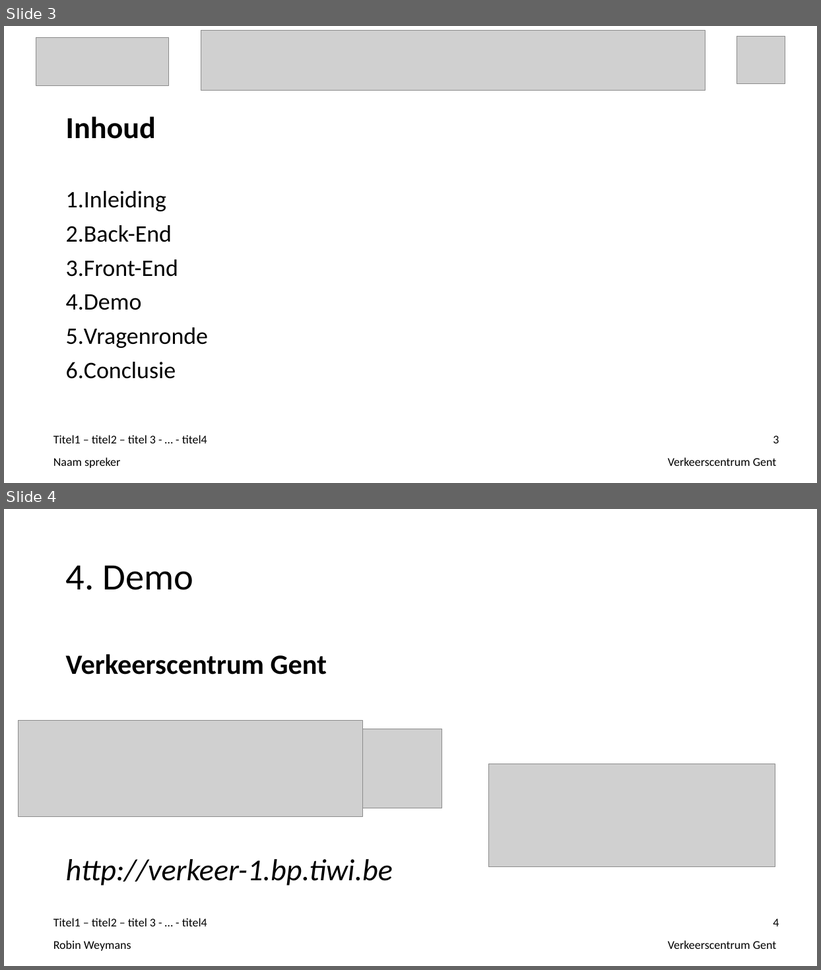
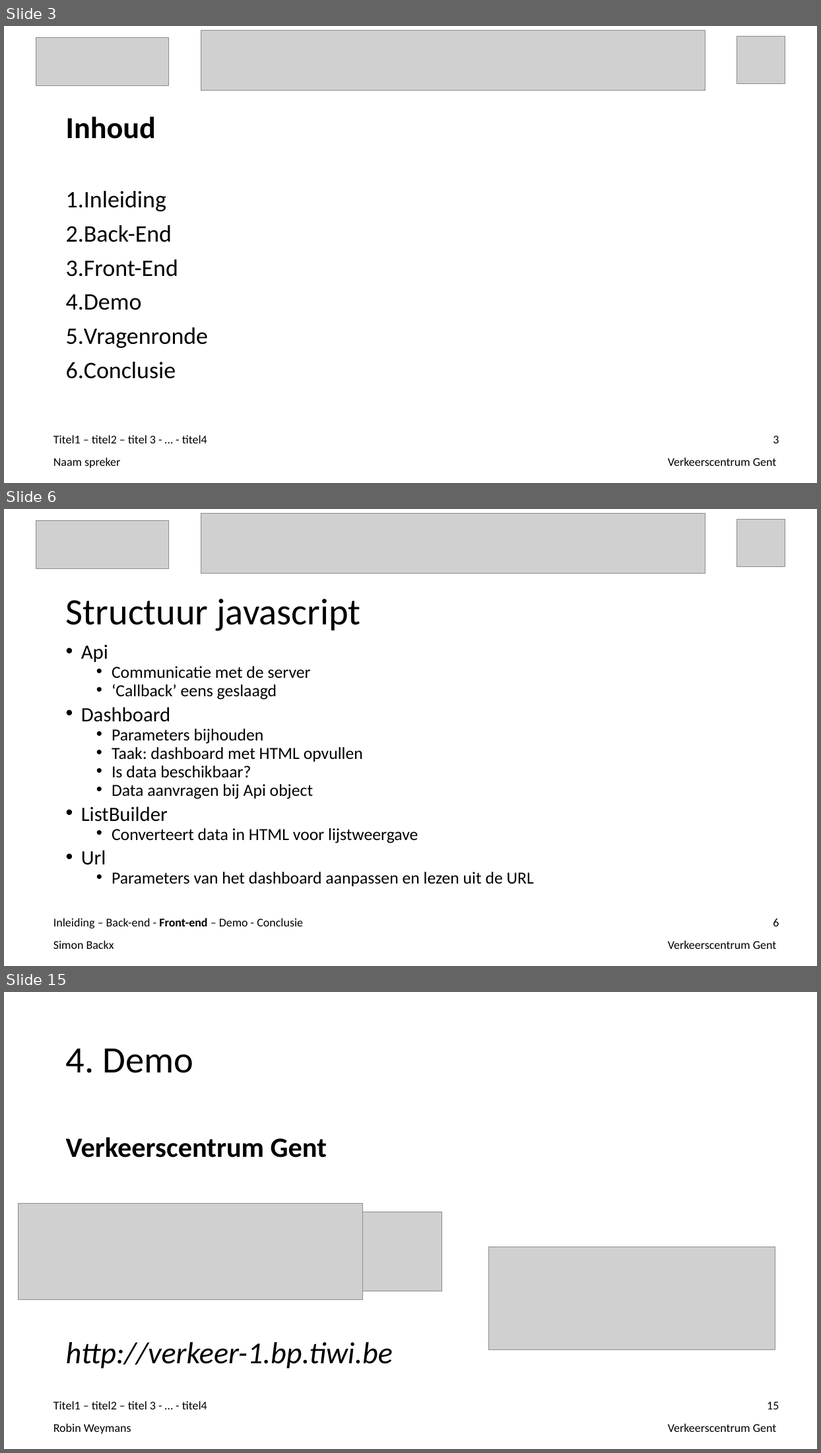
Before and after one commit to ghentlivinglab/Traffic-Travel-Time-Analyzer-1, a slide deck: Einddocumentatie/Presentatie.ppt. Shown one above the other, each under a label of ours: slides 3 and 4 before the commit, slides 3, 6 and 15 after it; the slides between them are not shown. The pictures are 821x970 and 821x1453 pixels, drawn with LibreOffice and Linux fonts; fonts in the diff are those of the drawing; grey boxes stand for pictures. Boxes give left, top, right and bottom in pixels: in the first picture for what was removed or moved away, otherwise in the second. Text is boxed around its words. In the diff, an @@ line names an element or a change of style, - is before the commit and + after.

Commit message:
Technisch front end toegevoegd

```diff
--- a/Einddocumentatie/Presentatie.ppt
+++ b/Einddocumentatie/Presentatie.ppt
@@ slide 6 added at (x1=4, y1=509, x2=817, y2=966), background #FFFFFF @@
@@ picture added at (x1=36, y1=521, x2=168, y2=569) @@
@@ picture added at (x1=201, y1=513, x2=706, y2=573) @@
@@ picture added at (x1=737, y1=519, x2=785, y2=567) @@
@@ title added at (x1=66, y1=599, x2=360, y2=631), 44 pt, text #000000 @@
+Structuur javascript
@@ text added at (x1=81, y1=645, x2=534, y2=887), 20 pt, text #000000 @@
+• Api
+  • Communicatie met de server
+  • ‘Callback’ eens geslaagd
+• Dashboard
+  • Parameters bijhouden
+  • Taak: dashboard met HTML opvullen
+  • Is data beschikbaar?
+  • Data aanvragen bij Api object
+• ListBuilder
+  • Converteert data in HTML voor lijstweergave
+• Url
+  • Parameters van het dashboard aanpassen en lezen uit de URL
@@ text added at (x1=54, y1=918, x2=303, y2=929), 14 pt, text #000000 @@
+Inleiding – Back-end - Front-end – Demo - Conclusie
@@ page number added at (x1=773, y1=919, x2=779, y2=927), 14 pt, text #000000 @@
+6
@@ text added at (x1=54, y1=941, x2=114, y2=949), 14 pt, text #000000 @@
+Simon Backx
@@ text added at (x1=668, y1=941, x2=777, y2=949), 14 pt, text #000000 @@
+Verkeerscentrum Gent
@@ what was slide 4 is now slide 15 @@
@@ page number at (x1=767, y1=1402, x2=779, y2=1410): text changed @@
-4
+15
```
Also in this commit, not shown: 10 other slides added.
